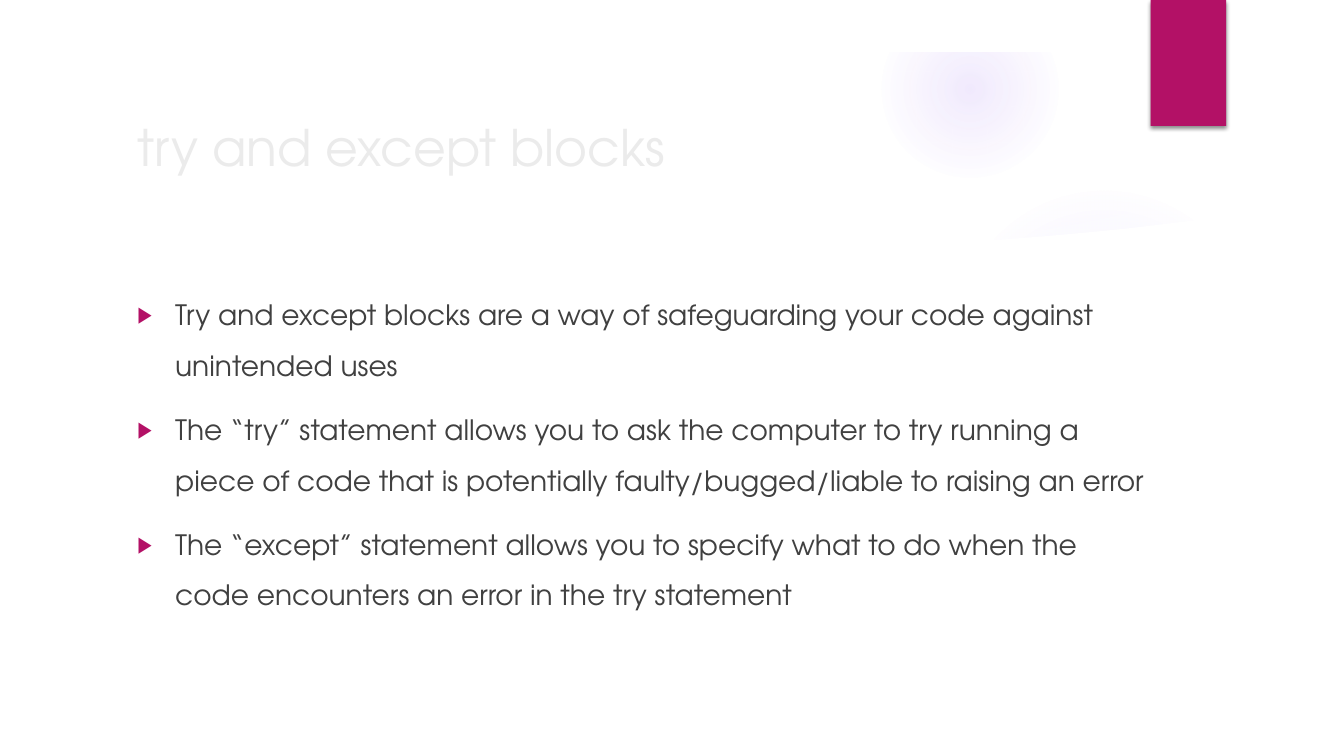
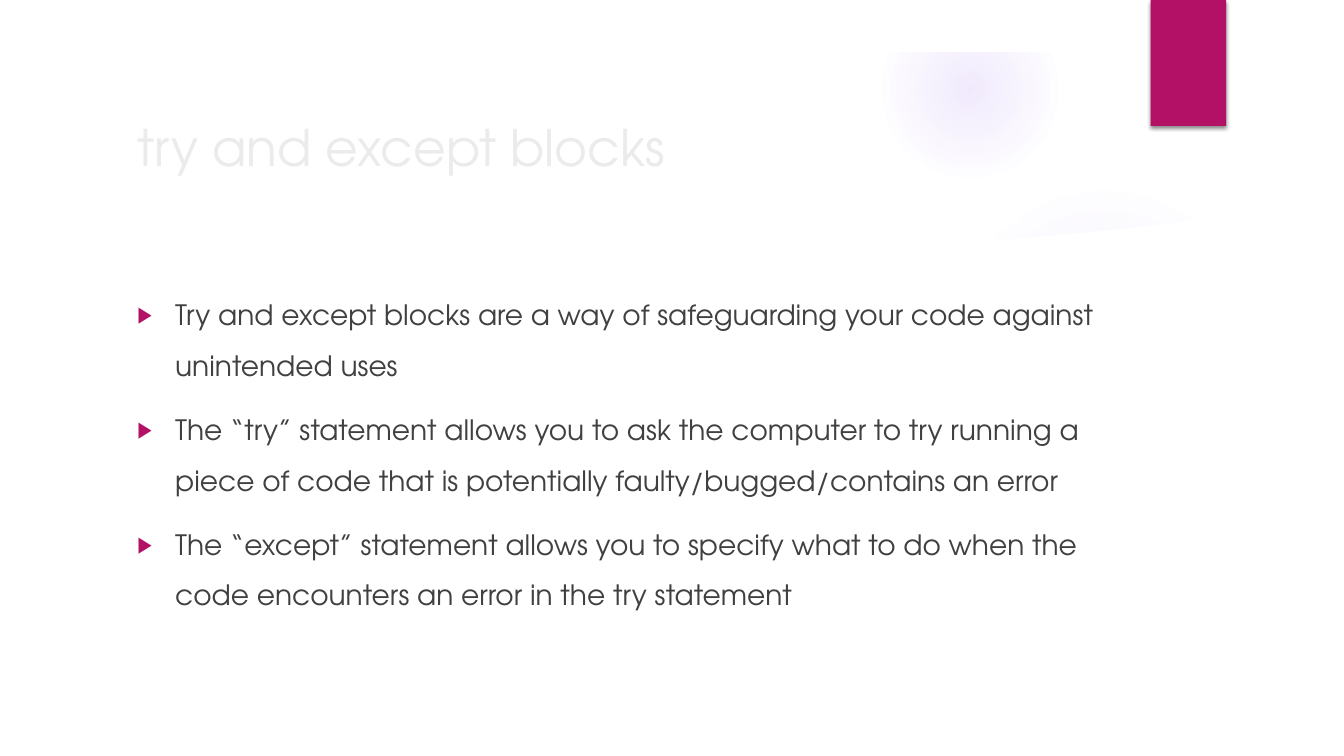
Before and after one commit to ameboileau/Intro-to-Python, a slide deck: slide 11 of PPTs/Week9.pptx. Drawn at 1344x756 pixels with LibreOffice and Linux fonts; fonts in the diff are those of the drawing; background and template pictures are left out. Boxes give left, top, right and bottom in pixels: in the first picture for what was removed or moved away, otherwise in the second. Text is boxed around its words. In the diff, an @@ line names an element or a change of style, - is before the commit and + after.

```diff
--- a/PPTs/Week9.pptx
+++ b/PPTs/Week9.pptx
@@ text at [175,419,1079,497]: text changed @@
-▶ The “try” statement allows you to ask the computer to try running a piece of code that is potentially faulty/bugged/liable to raising an error
+▶ The “try” statement allows you to ask the computer to try running a piece of code that is potentially faulty/bugged/contains an error
```
Also in this commit, not shown: 1 other slide changed, 1 other file.
